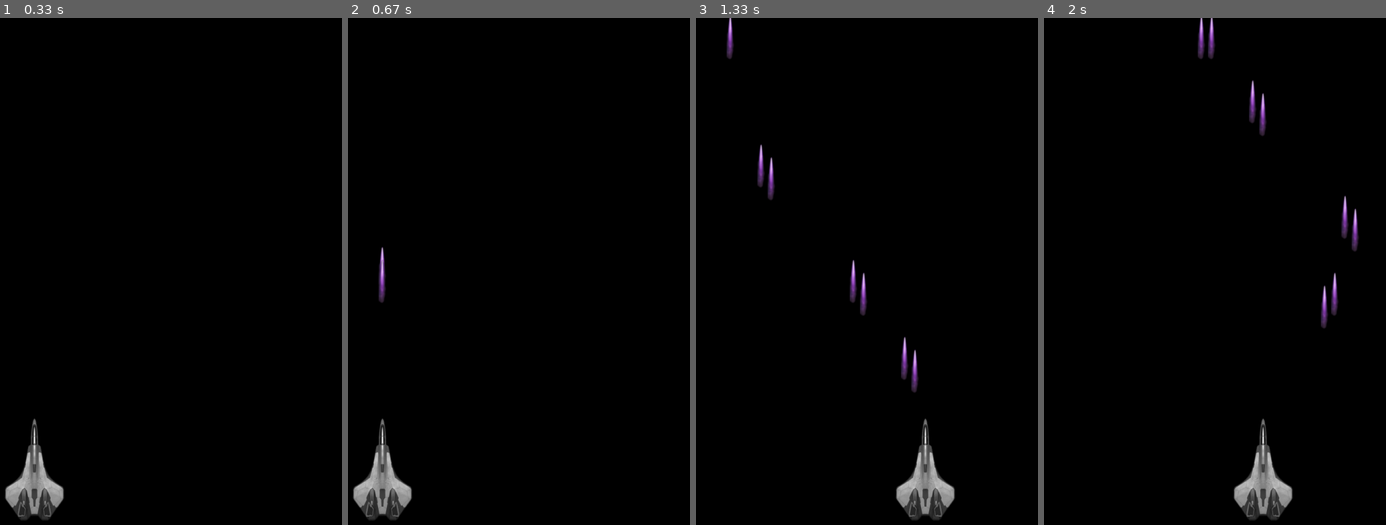
Above: before the commit, frames 1-4 (left to right).
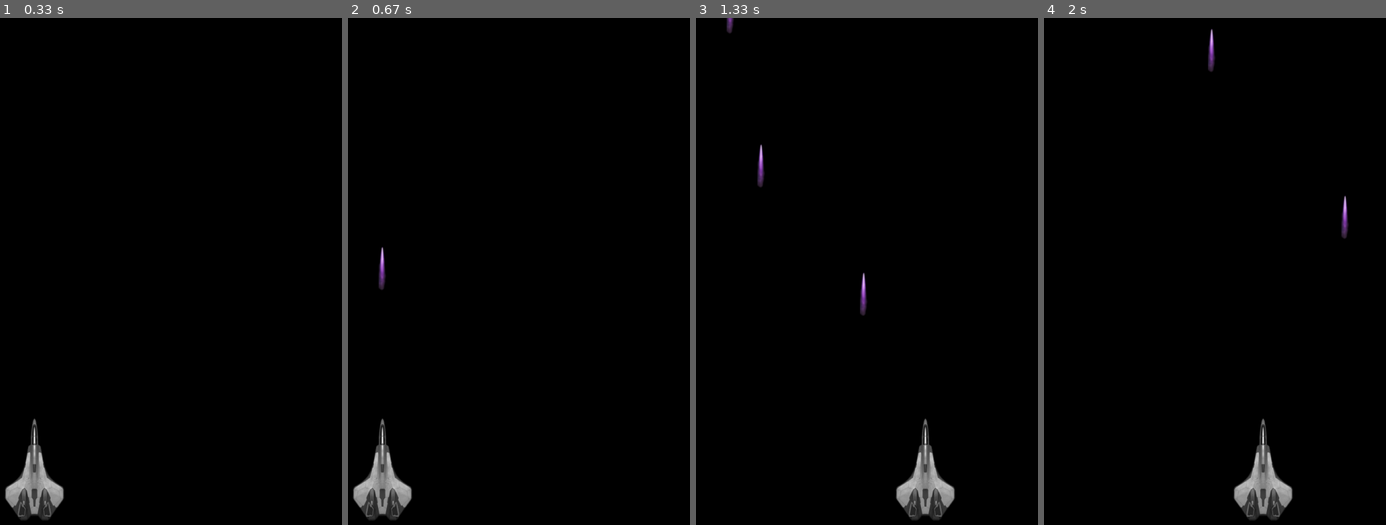
Above: after the commit, the same moments.

Repository: Armalor/dialog_pygame
Game: pygame game, started from main.py
The game is run twice, just before and just after one commit, with the same random seed, the same clock (stepped at 60 frames per second) and the same inputs.
Inputs:
- Up to frame 1 (0.33 s): no input
- Up to frame 2 (0.67 s): tap Space at 0.33 s
- Up to frame 3 (1.33 s): hold Right 0.67-1.13 s; tap Space at 0.73, 1.03, 1.23 s; hold Right from 1.17 s (still down)
- Up to frame 4 (2 s): tap Space at 1.53, 1.73 s; release Right at 1.63 s; hold Left from 1.67 s (still down)

Frame 1 is identical in both runs. In frame 2, 0.1% of the frame differs, in the area x 9-11%, y 47-57%; in frame 3, 0.6%; in frame 4, 0.9%, in the area x 45-92%, y 0-62%.

Commit message:
Cooldown

Diff:
--- a/bullet.py
+++ b/bullet.py
@@ -38,7 +38,7 @@
         BulletRegistry.register(self)
 
     def move(self):
-        if self.texture_rect.top > 0:
+        if self.texture_rect.bottom > 0:
             self.texture_rect.move_ip(0, -self.velocity)
         else:
             BulletRegistry.bullets.remove(self)
--- a/main.py
+++ b/main.py
@@ -49,9 +49,11 @@
         ship.move(keys)
         ship.draw()
 
-        for bullet in BulletRegistry.bullets:  # type Bullet
+        for bullet in BulletRegistry.bullets:  # type: Bullet
             bullet.move()
             bullet.draw()
 
+        # print(len(BulletRegistry.bullets))
+
         # после отрисовки всего, переворачиваем экран
         pygame.display.flip()
--- a/spaceship.py
+++ b/spaceship.py
@@ -1,6 +1,7 @@
 import pygame
 from pygame.surface import Surface
 from pygame.key import ScancodeWrapper
+from time import perf_counter
 
 from bullet import Bullet1
 
@@ -16,6 +17,9 @@
         self.texture_rect.center = (screen_width // 2, screen_height - self.texture_rect.height // 2 - 20)
 
         self.velocity = velocity
+
+        self.cooldown = 0.3
+        self.last_shoot = perf_counter()
 
         # self.bullet = Bullet1(25, self.texture_rect.center[0], self.texture_rect.top, self.screen)
 
@@ -34,7 +38,9 @@
                 # self.bullet.texture_rect.move_ip(0, -self.velocity)
 
         if keys[pygame.K_SPACE]:
-            _ = Bullet1(25, self.texture_rect.center[0], self.texture_rect.top, self.screen)
+            if perf_counter() - self.last_shoot > self.cooldown:
+                self.last_shoot = perf_counter()
+                _ = Bullet1(25, self.texture_rect.center[0], self.texture_rect.top, self.screen)
 
     def draw(self):
         # Отображение текстуры
